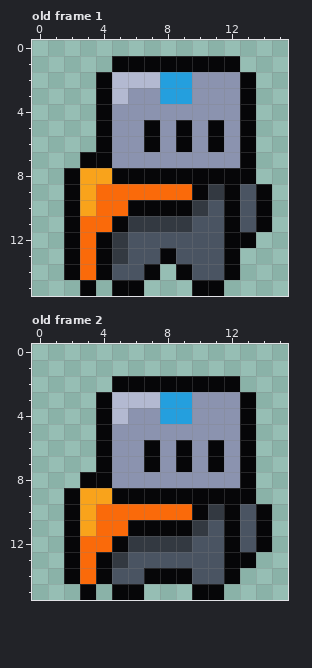
Pixel-art file -- assets/sprites/WIP/Knight.ase. The first picture shows the starting point.
16x16 pixels, 2 frames. Shown: old frame 1, old frame 2. The commit also changed other frames, which this record leaves out.
The result:
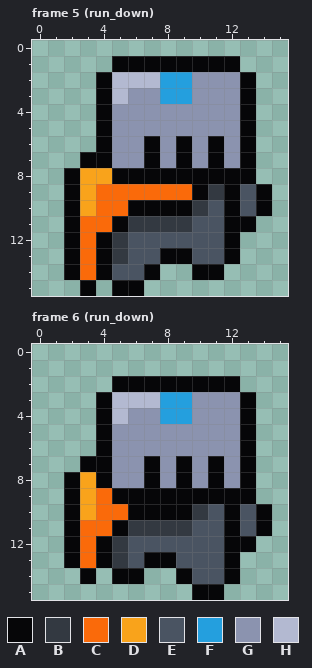
Palette (. is transparent): A #060608  B #333941  C #fa6a0a  D #f9a31b  E #4a5462  F #249fde  G #8b93af  H #b3b9d1
A new or re-ordered frame is compared with the old frame closest to it.
Commit: added animations for all directions to knight
The edit:
frames 2 -> 9
Frame 5 (run_down) is new; against old frame 1:
y 5: x 7 A -> G; x 9 A -> G; x 11 A -> G
y 7: x 7 G -> A; x 9 G -> A; x 11 G -> A
y 11: x 13..14 EA -> A.
y 12: x 13 A -> .
y 13: x 9 E -> A
y 14: x 9..12 AEEA -> .AA.
y 15: x 10..11 AA -> ..
Frame 6 (run_down) is new; against old frame 2:
y 6: x 7 A -> G; x 9 A -> G; x 11 A -> G
y 7: x 3 . -> A
y 8: x 2..3 .A -> AD; x 7 G -> A; x 9 G -> A; x 11 G -> A
y 9: x 4 D -> C
y 10: x 6..11 CCCCAB -> AAAABE
y 11: x 3 D -> C; x 5..10 CAAAAB -> ABBBBE
y 12: x 4..9 CABBBB -> ABEEEE; x 13..14 EA -> A.
y 13: x 7..8 EE -> AA; x 13 A -> .
y 14: x 2..8 ACAEEAA -> .A.AA..
y 15: x 3 A -> .; x 5..6 AA -> ..
